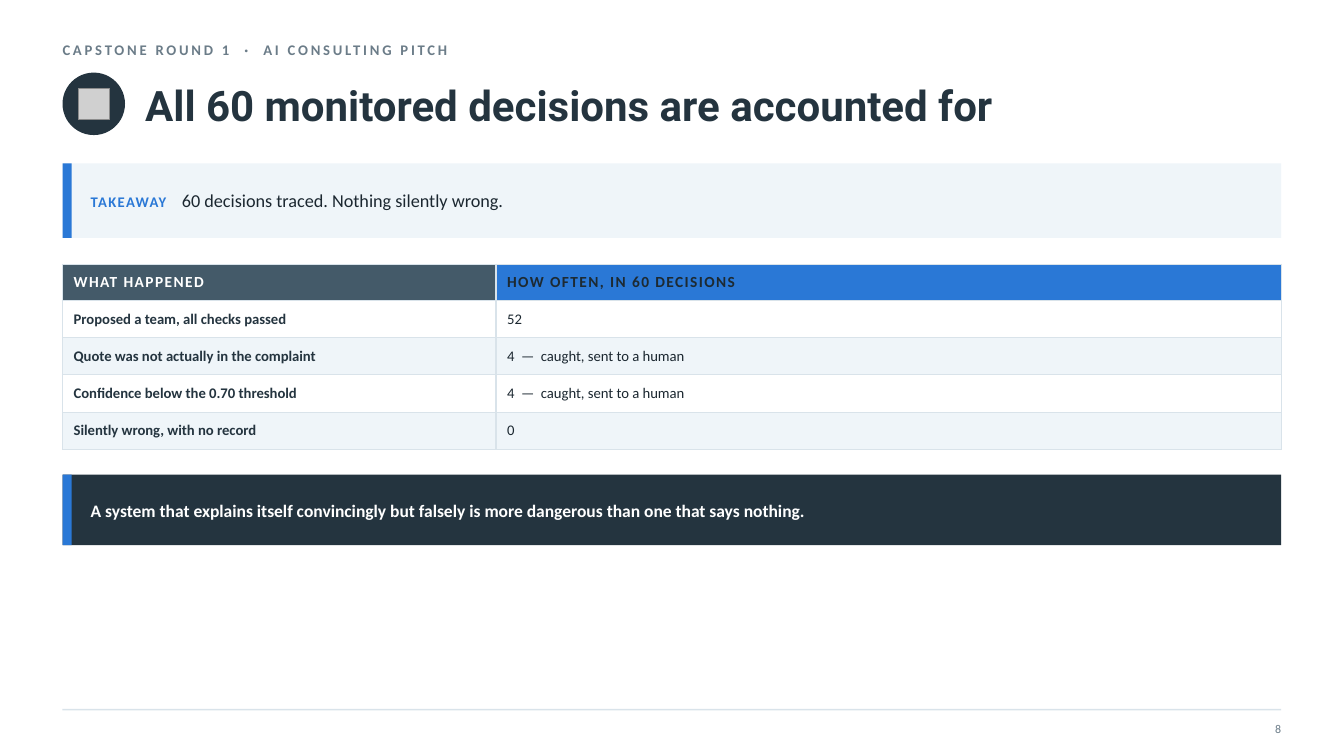
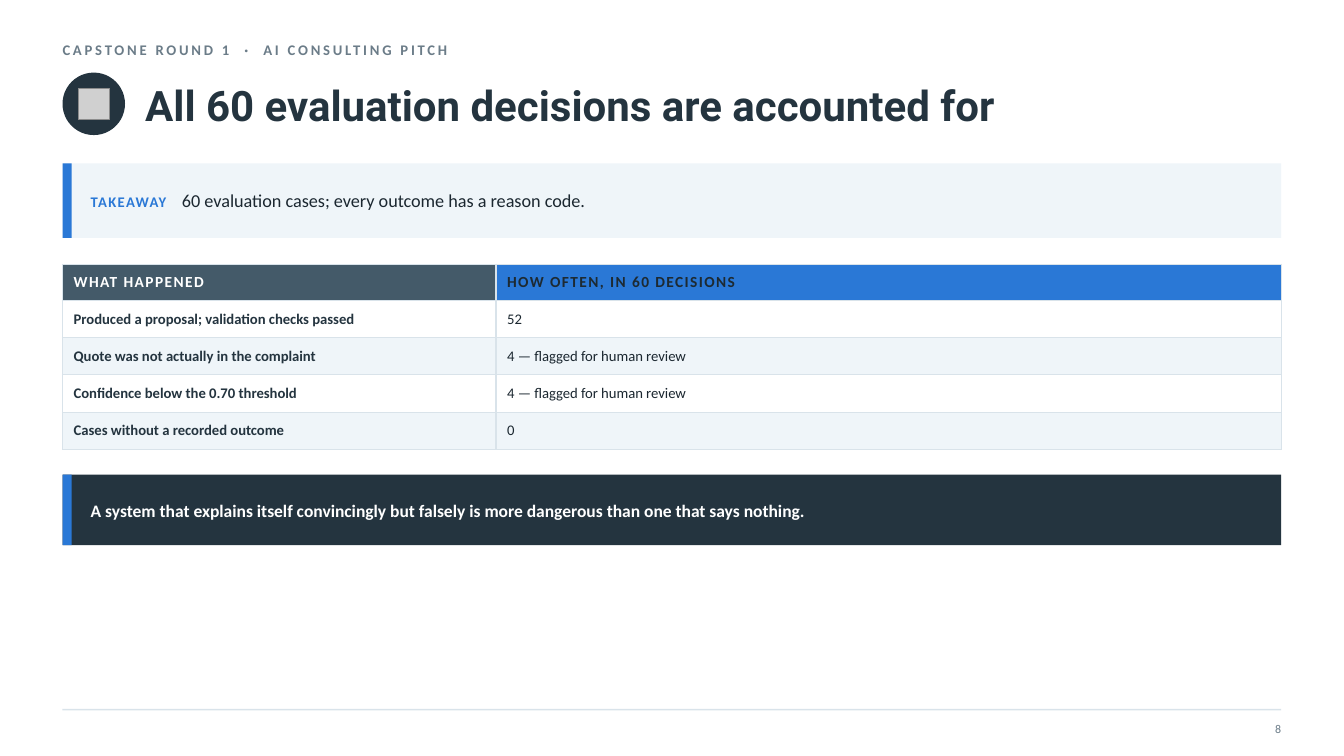
Before and after one commit to nyelugo/PROJECT-Capstone-AI-Consulting, a slide deck: slide 10 of presentation/round1_pitch.pptx (slide 9 before the commit). Drawn at 1344x756 pixels with LibreOffice and Linux fonts; fonts in the diff are those of the drawing; grey boxes stand for pictures. Boxes give left, top, right and bottom in pixels: in the first picture for what was removed or moved away, otherwise in the second. Text is boxed around its words. In the diff, an @@ line names an element or a change of style, - is before the commit and + after.

```diff
--- a/presentation/round1_pitch.pptx
+++ b/presentation/round1_pitch.pptx
@@ text at (x1=145, y1=89, x2=994, y2=122): text changed @@
-All 60 monitored decisions are accounted for
+All 60 evaluation decisions are accounted for
@@ text at (x1=91, y1=194, x2=585, y2=210): text changed @@
-TAKEAWAY 60 decisions traced. Nothing silently wrong.
+TAKEAWAY 60 evaluation cases; every outcome has a reason code.
@@ table at (x1=63, y1=264, x2=1281, y2=439) @@
-row 2, column 1: Proposed a team, all checks passed
+row 2, column 1: Produced a proposal; validation checks passed
-row 3, column 2: 4 — caught, sent to a human
+row 3, column 2: 4 — flagged for human review
-row 4, column 2: 4 — caught, sent to a human
+row 4, column 2: 4 — flagged for human review
-row 5, column 1: Silently wrong, with no record
+row 5, column 1: Cases without a recorded outcome
```
Also in this commit, not shown: 12 other slides changed, 1 slide added, 5 other files.
